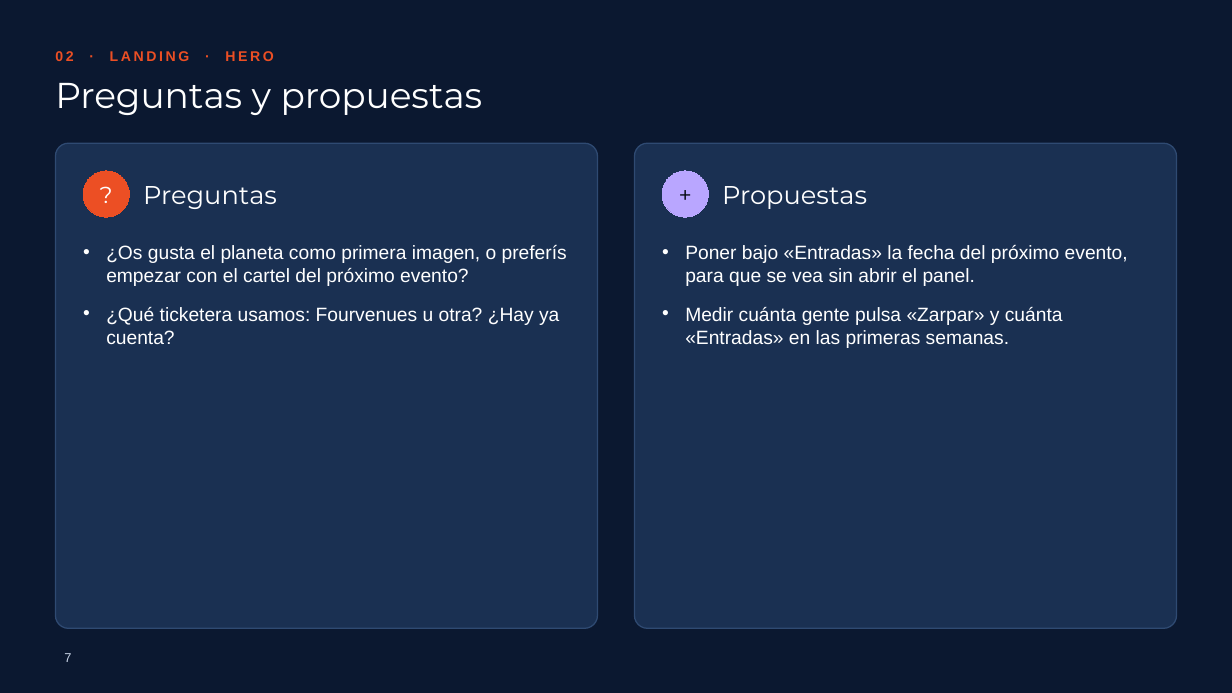
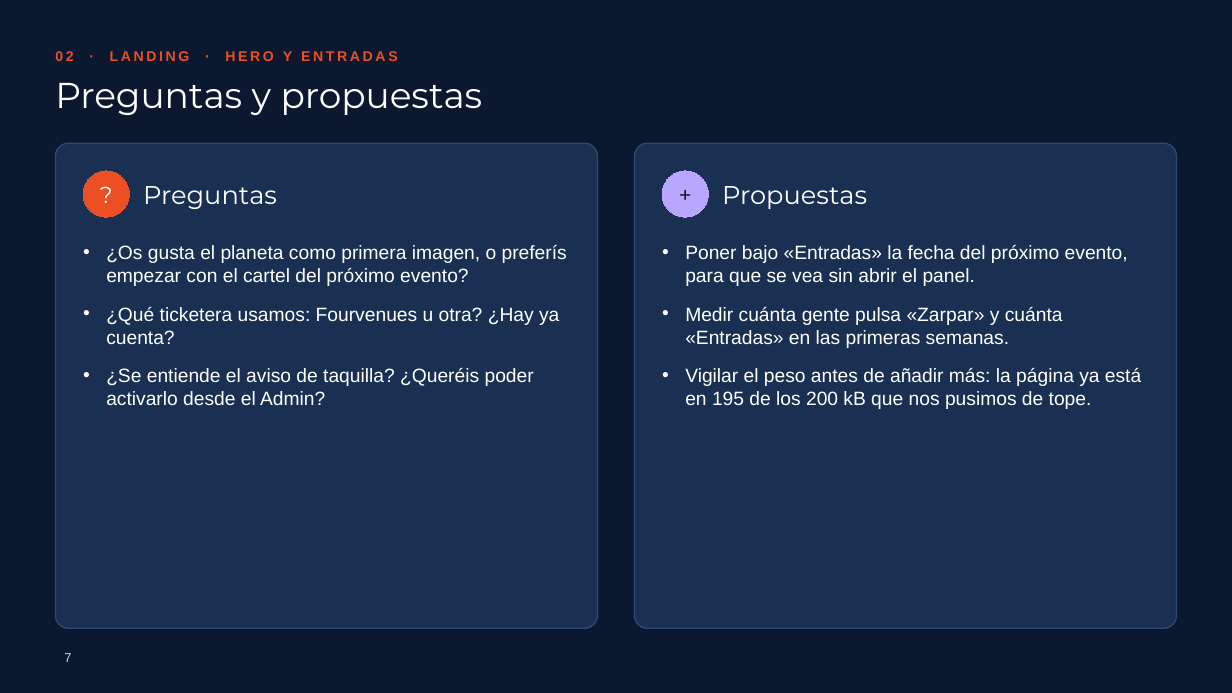
Before and after one commit to picodepato/boia-planet-web, a slide deck: slide 7 of docs/presentacion/boia-planet.pptx. Drawn at 1232x693 pixels with LibreOffice and Linux fonts; fonts in the diff are those of the drawing; background and template pictures are left out. Boxes give left, top, right and bottom in pixels: in the first picture for what was removed or moved away, otherwise in the second. Text is boxed around its words. In the diff, an @@ line names an element or a change of style, - is before the commit and + after.

Commit message:
T205: Part 2: Landing

```diff
--- a/docs/presentacion/boia-planet.pptx
+++ b/docs/presentacion/boia-planet.pptx
@@ text at box(55, 51, 398, 61): text changed @@
-02 · LANDING · HERO
+02 · LANDING · HERO Y ENTRADAS
@@ text at box(106, 368, 534, 405): paragraph added @@
+• ¿Se entiende el aviso de taquilla? ¿Queréis poder activarlo desde el Admin?
@@ text at box(685, 368, 1141, 409): paragraph added @@
+• Vigilar el peso antes de añadir más: la página ya está en 195 de los 200 kB que nos pusimos de tope.
```
Also in this commit, not shown: 3 other slides changed, 7 slides added, 1 slide removed, 16 other files.
